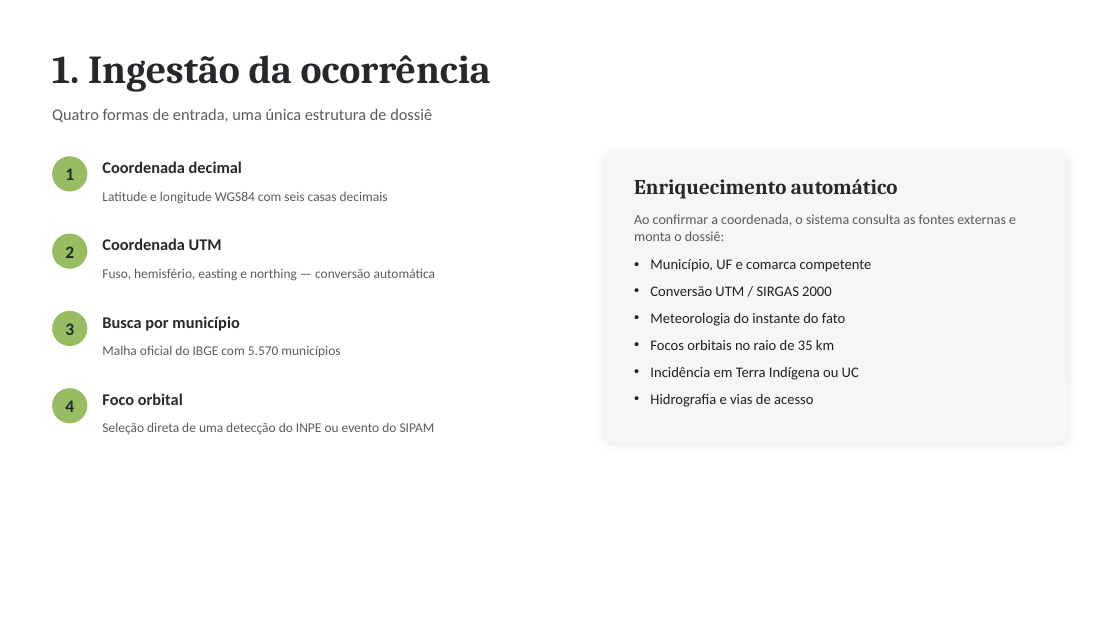
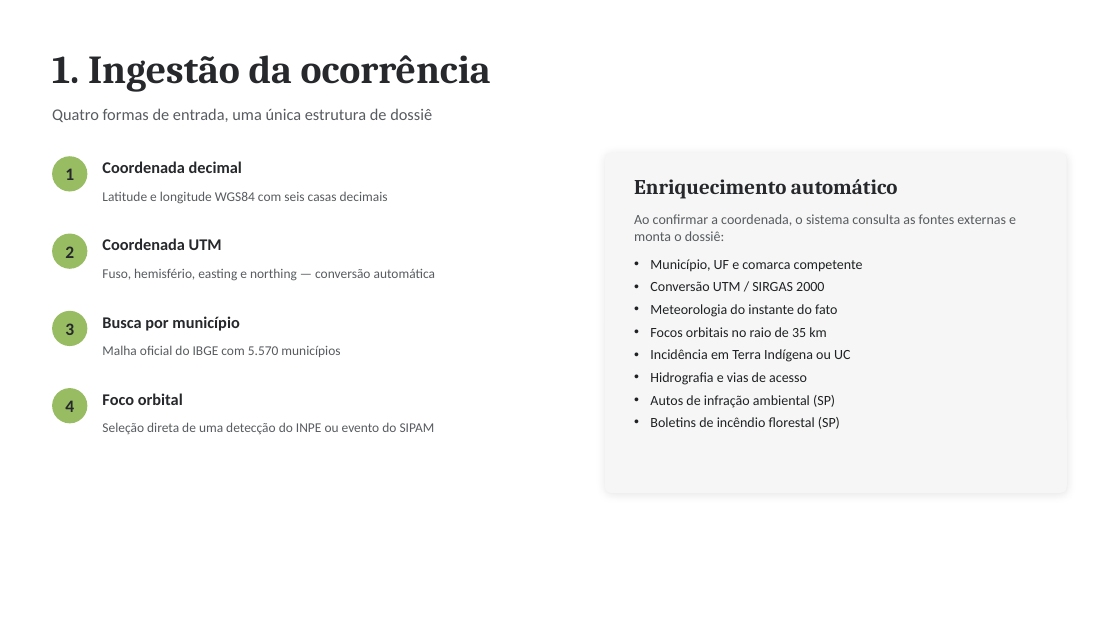
Before and after one commit to saxsoares/green-police, a slide deck: slide 5 of docs/SIMIA-Verde-Apresentacao.pptx. Drawn at 1120x630 pixels with LibreOffice and Linux fonts; fonts in the diff are those of the drawing. Boxes give left, top, right and bottom in pixels: in the first picture for what was removed or moved away, otherwise in the second. Text is boxed around its words. In the diff, an @@ line names an element or a change of style, - is before the commit and + after.

```diff
--- a/docs/SIMIA-Verde-Apresentacao.pptx
+++ b/docs/SIMIA-Verde-Apresentacao.pptx
@@ rounded rectangle: place and size @@
-rounded rectangle at <box>605,153,1067,443</box>
+rounded rectangle at <box>605,153,1067,493</box>
@@ rounded rectangle at <box>605,153,1067,493</box>: proportions changed @@
@@ text at <box>650,259,863,385</box>: size 12.5 to 12 pt in "Município, UF e comarca competente", "Conversão UTM / SIRGAS 2000", "Meteorologia do instante do fato", "Focos orbitais no raio de 35 km" and 2 more places; less space between paragraphs @@
@@ text at <box>650,395,840,429</box>: paragraphs added @@
+• Autos de infração ambiental (SP)
+• Boletins de incêndio florestal (SP)
```
Also in this commit, not shown: 2 other slides changed, 7 other files.
